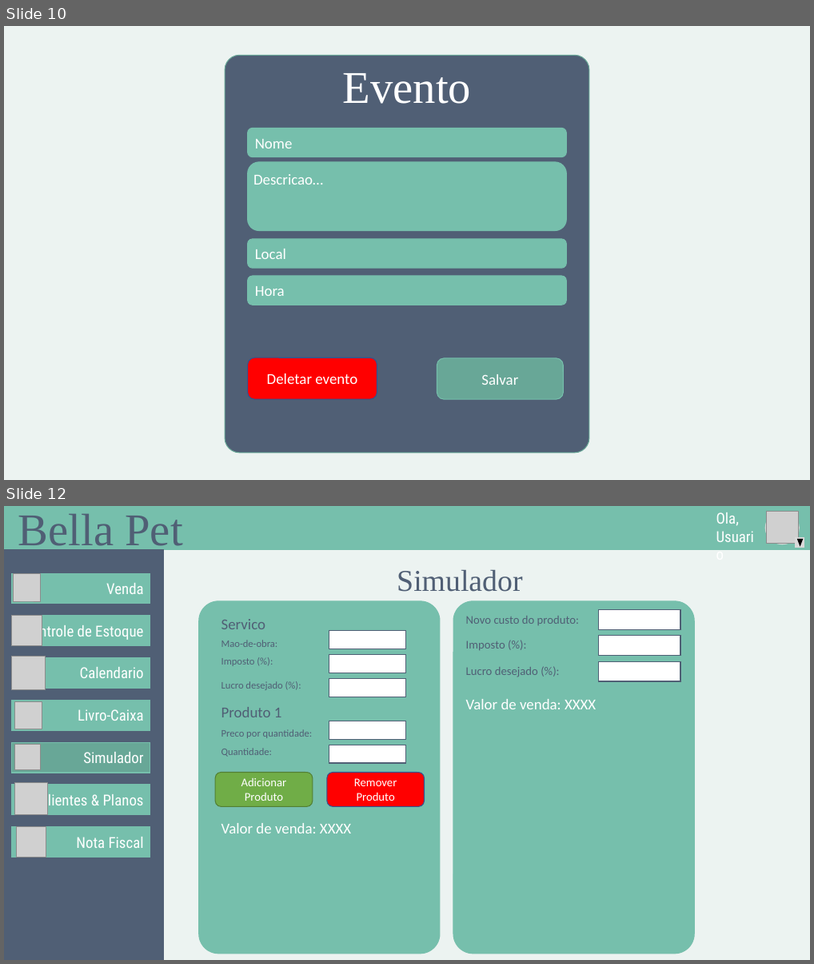
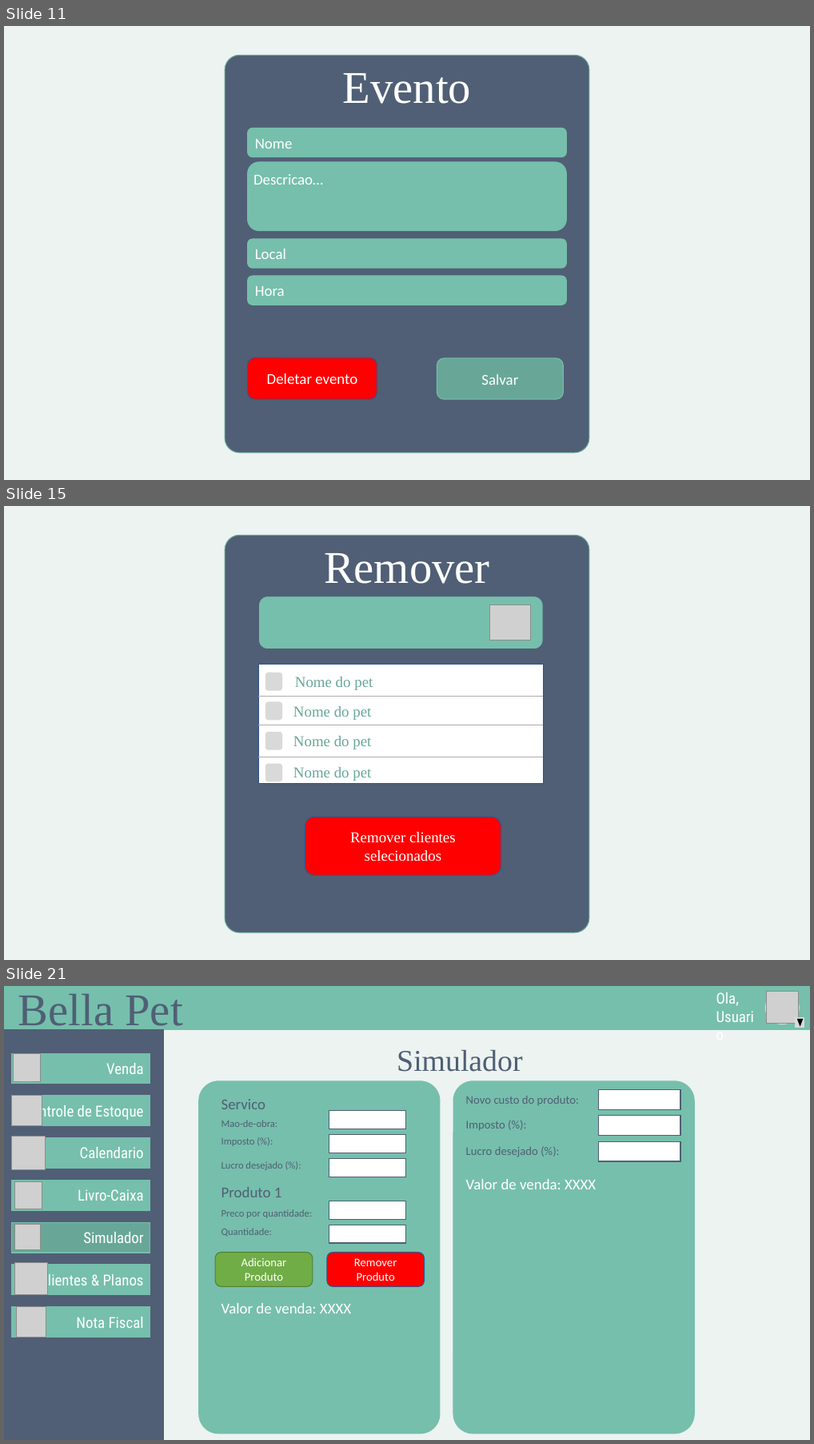
Before and after one commit to GustavoSantiago113/Administration-Help-Tool, a slide deck: Design.pptx. Shown one above the other, each under a label of ours: slides 10 and 12 before the commit, slides 11, 15 and 21 after it; the slides between them are not shown. The pictures are 814x964 and 814x1444 pixels, drawn with LibreOffice and Linux fonts; fonts in the diff are those of the drawing; grey boxes stand for pictures. Boxes give left, top, right and bottom in pixels: in the first picture for what was removed or moved away, otherwise in the second. Text is boxed around its words. In the diff, an @@ line names an element or a change of style, - is before the commit and + after.

```diff
--- a/Design.pptx
+++ b/Design.pptx
@@ slide 15 added at (4,506,810,960), background #ECF3F1 @@
@@ rounded rectangle added at (225,535,590,932), fill #505F75, outline #68A797 1 pt @@
@@ text added at (324,553,490,584), 54 pt, text #FFFFFF @@
+Remover
@@ rounded rectangle added at (258,596,543,648), fill #76BFAC, outline #505F75 1 pt @@
@@ picture added at (490,605,531,640) @@
@@ rectangle added at (258,664,543,784), fill #FFFFFF, outline #325491 1 pt @@
@@ rounded rectangle added at (266,673,282,691), fill #D9D9D9, outline #D9D9D9 1 pt @@
@@ line added from (258, 696) to (544, 696), #AFABAB 1 pt @@
@@ text added at (295,676,373,690), 18 pt, text #68A797 @@
+Nome do pet
@@ rounded rectangle added at (266,702,282,720), fill #D9D9D9, outline #D9D9D9 1 pt @@
@@ text added at (294,706,371,720), 18 pt, text #68A797 @@
+Nome do pet
@@ line added from (258, 724) to (544, 724), #AFABAB 1 pt @@
@@ rounded rectangle added at (266,732,282,750), fill #D9D9D9, outline #D9D9D9 1 pt @@
@@ text added at (294,736,371,749), 18 pt, text #68A797 @@
+Nome do pet
@@ line added from (258, 756) to (544, 756), #AFABAB 1 pt @@
@@ rounded rectangle added at (266,764,282,781), fill #D9D9D9, outline #D9D9D9 1 pt @@
@@ text added at (294,767,371,780), 18 pt, text #68A797 @@
+Nome do pet
@@ rounded rectangle added at (306,816,502,875), fill #FF0000, outline #325491 1 pt, 18 pt, text #FFFFFF @@
+Remover clientes selecionados
@@ what was slide 10 is now slide 11 @@
@@ what was slide 12 is now slide 21 @@
```
Also in this commit, not shown: 5 slides changed, 9 other slides added, 7 other files.
